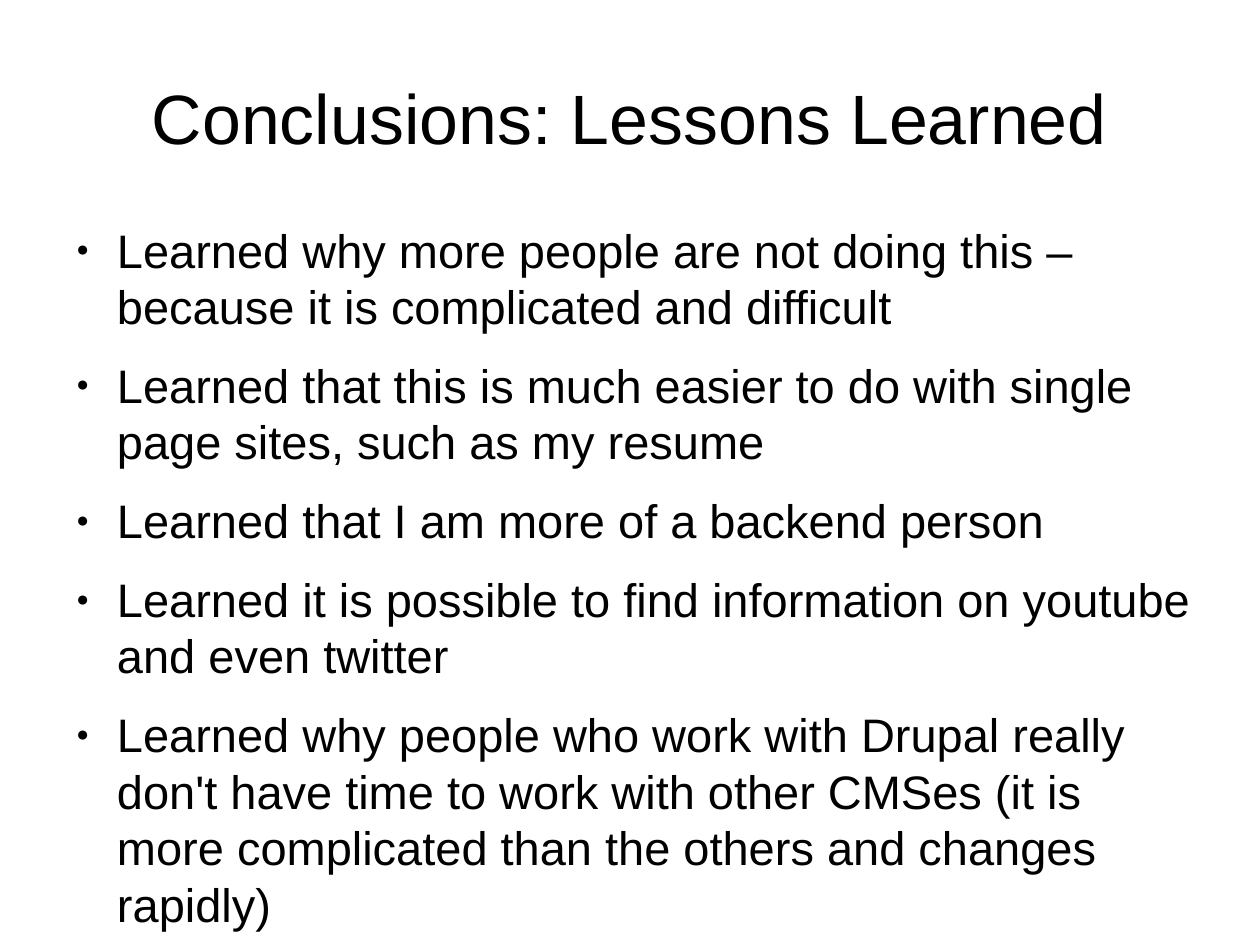
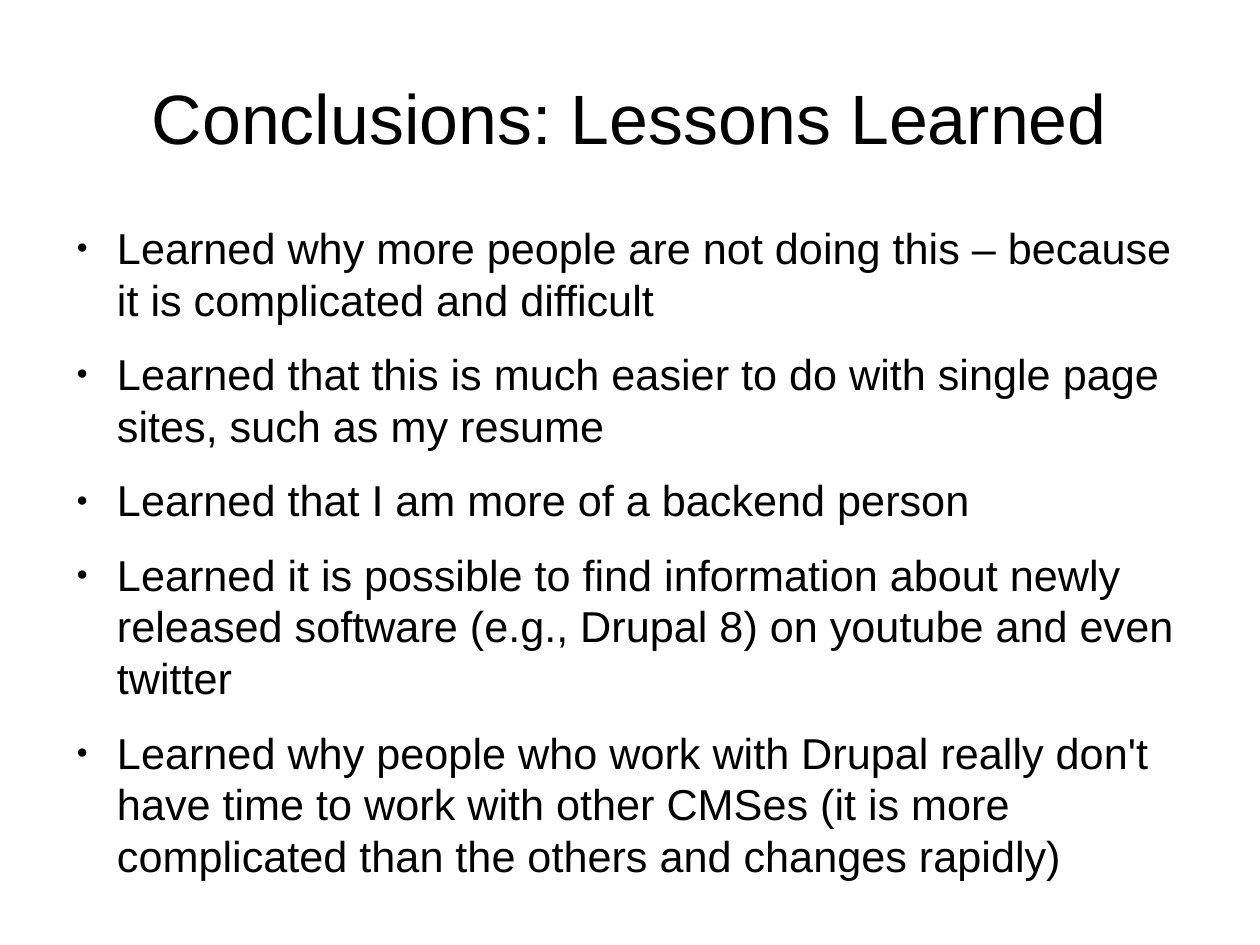
Before and after one commit to tomwhartung/jmws_accoutrements, a slide deck: slide 28 of presentations/2016_07-Drupal/9-slides.odp (slide 27 before the commit). Drawn at 1260x945 pixels with LibreOffice and Linux fonts; fonts in the diff are those of the drawing. Boxes give left, top, right and bottom in pixels: in the first picture for what was removed or moved away, otherwise in the second. Text is boxed around its words. In the diff, an @@ line names an element or a change of style, - is before the commit and + after.

```diff
--- a/presentations/2016_07-Drupal/9-slides.odp
+++ b/presentations/2016_07-Drupal/9-slides.odp
@@ text at (x1=117, y1=232, x2=1171, y2=881): size 29.6 to 27.2 pt in "Learned why more people are not doing ...", "Learned that this is much easier to ...", "Learned that I am more of a ...", "Learned why people who work with Drupal ..." @@
@@ text at (x1=117, y1=559, x2=1174, y2=695): text changed; size 29.6 to 27.2 pt @@
-● Learned it is possible to find information on youtube and even twitter
+● Learned it is possible to find information about newly released software (e.g., Drupal 8) on youtube and even twitter
```
Also in this commit, not shown: 10 other slides changed, 1 slide added.
